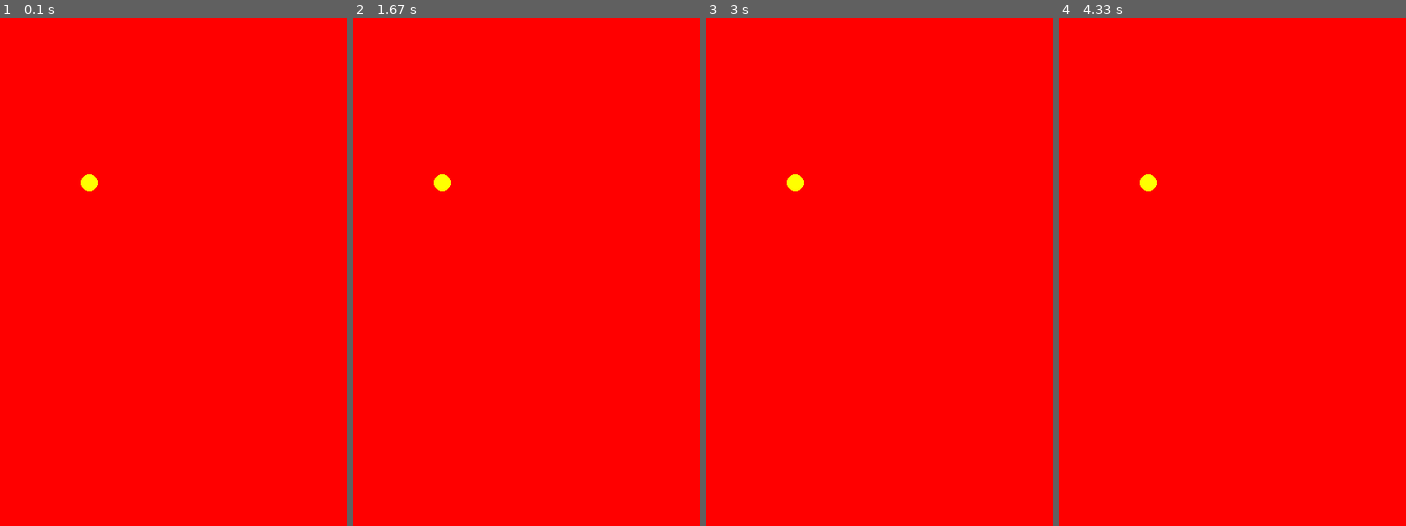
Above: before the commit, frames 1-4 (left to right).
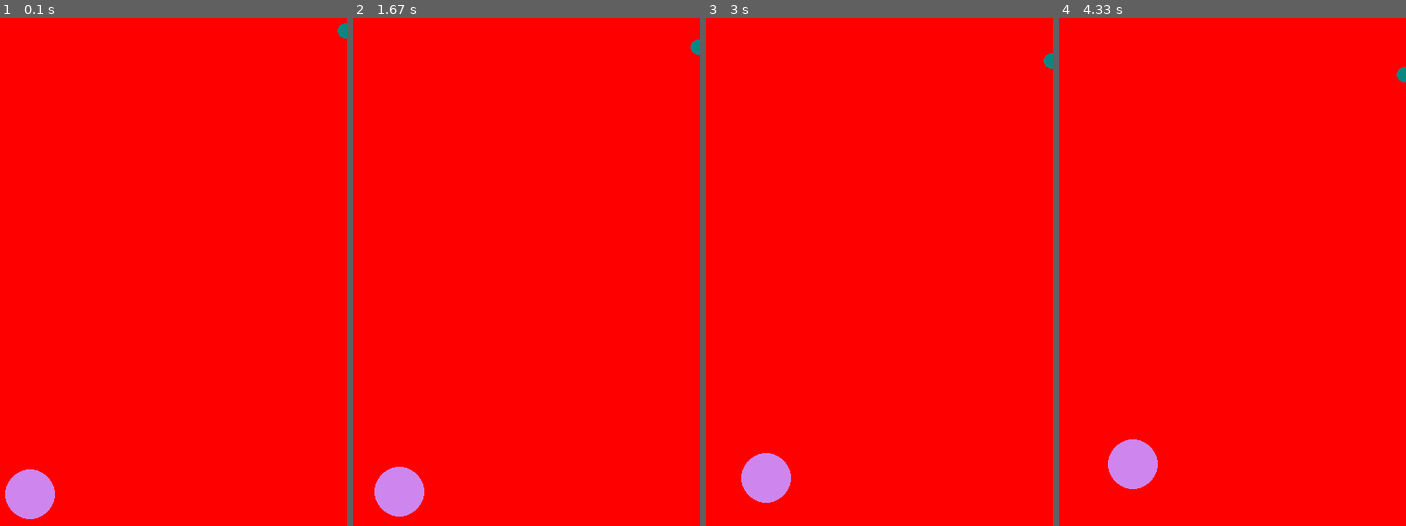
Above: after the commit, the same moments.

Repository: BelisaSalcedo/juegos_pygame
Game: pygame game, started from game.py
Same seed, same stepped clock (60 frames per second), same inputs: the game is played once before the commit and once after it.
Inputs:
- Up to frame 1 (0.1 s): no input
- Up to frame 2 (1.67 s): no input
- Up to frame 3 (3 s): no input
- Up to frame 4 (4.33 s): no input

The runs differ from the first frame. In frame 1, 1.3% of the frame differs, in the area x 1-100%, y 1-99%; in frame 2, 1.3%; in frame 3, 1.3%; in frame 4, 1.3%.

Commit message:
version Belisa

Diff:
--- a/game.py
+++ b/game.py
@@ -1,42 +1,109 @@
 import pygame as pg
+import random
+pg.init()
 
 class Bola:
-    def __init__(self,x,y,color=(255,255,255),radio=10):
-        self.x=x
-        self.y=y
-        self.color=color
-        self.radio=radio
+    def __init__(self, x, y, padre,  color = (255, 255, 255), radio = 10):
+        self.x = x
+        self.y = y
+        self.color = color
+        self.radio = radio
+        self.vx = 0.2
+        self.vy = 0.2
+        self.padre = padre
 
+
+    def mover(self):
+        self.x += self.vx
+        self.y += self.vy
+
+        if self.x <= self.radio or self.x >= self.padre.get_width() - self.radio:
+            self.vx *= -1
+
+        #if self.radio >= self.x >= limDer - self.radio:
+
+        if self.y <= self.radio or self.y >= self.padre.get_height() - self.radio:
+            self.vy *= -1
+
+    def dibujar(self):
+        pg.draw.circle(self.padre, self.color, (self.x, self.y), self.radio)
 
 class Game:
     def __init__(self, ancho=600, alto=800):
-        self.pantalla=pg.display.set_mode((ancho,alto))
-        self.bola=Bola(ancho//2, alto//2, (255,255,0))
+        self.pantalla = pg.display.set_mode((ancho, alto))
+        self.bola = Bola(ancho // 2, alto // 2, self.pantalla, (255, 255, 0))
+        self.bolas = []
+        self.numero_bolas =10#random.randint(1,10)
+        self.nueva_bola=Bola(0,0,self.pantalla)
+        radio=0
+
+
+        for i in range  (0,self.numero_bolas) :
+
+            self.bolas[i]=self.bolas.append(self.nueva_bola)
+            self.nueva_bola.vx=random.randint(1,5)/10
+            self.nueva_bola.vy=-random.randint (1,5)/10
+            self.nueva_bola.x=random.randint(0,600)
+            self.nueva_bola.y=random.randint (0,800)
+            radio=random.randint (2,30)
+            color=(random.randint (0,255),random.randint (0,255),random.randint (0,255))
+            self.bolas[i]= Bola(self.nueva_bola.x,self.nueva_bola.y,self.pantalla,color,radio)
 
 
 
-    def bucle_principal(self):
-        game_over=False
+
+        """"
+        for i... random de numero de bolas:
+            self.bolas.append(nueva_bola)
+            diferentes colores
+            diferentes tamaños
+            diferentes velocidades
+        """
+
+        #self.bola1 = Bola(350, 250, self.pantalla, radio=30)
+        #self.bola2=Bola(80, 70,self.pantalla, (80,10,90),25)
+
+
+        #self.bola1.vx = -0.1
+        #self.bola1.vy = -0.3
+        #self.bola2.vx=-0.5
+        #self.bola2.vy=0.5
+
+
+    def bucle_ppal(self):
+        game_over = False
 
         while not game_over:
 
-            eventos=pg.event.get()
+            eventos = pg.event.get()
             for evento in eventos:
-                if evento.type==pg.QUIT:
-                    game_over=True
+                if evento.type == pg.QUIT:
+                    game_over = True
 
-            #self.bola.actualizate()
-            #self.bola.pintate()
+            #mover todas las bolas
+            #self.bola.mover()
+            #self.bola1.mover()
+            #self.bola2.mover()
+            self.pantalla.fill((255, 0, 0))
+            for i in  (0,self.numero_bolas-1):
+                self.bolas[i].mover()
 
 
-            self.pantalla.fill((255,0,0))
-            pg.draw.circle(self.pantalla,self.bola.color,(self.bola.x,self.bola.y), self.bola.radio)
+            #dibujar todas las bolas
+            #self.bola.dibujar()
+            #self.bola1.dibujar()
+            #self.bola2.dibujar()
+            for i in  (0,self.numero_bolas-1):
+                self.bolas[i].dibujar()
+
 
             pg.display.flip()
 
-if __name__=='__main__':
+
+if __name__ == '__main__':
     pg.init()
-    game =Game()
-    game.bucle_principal()
+
+    game = Game()
+    game.bucle_ppal()
 
     pg.quit()
